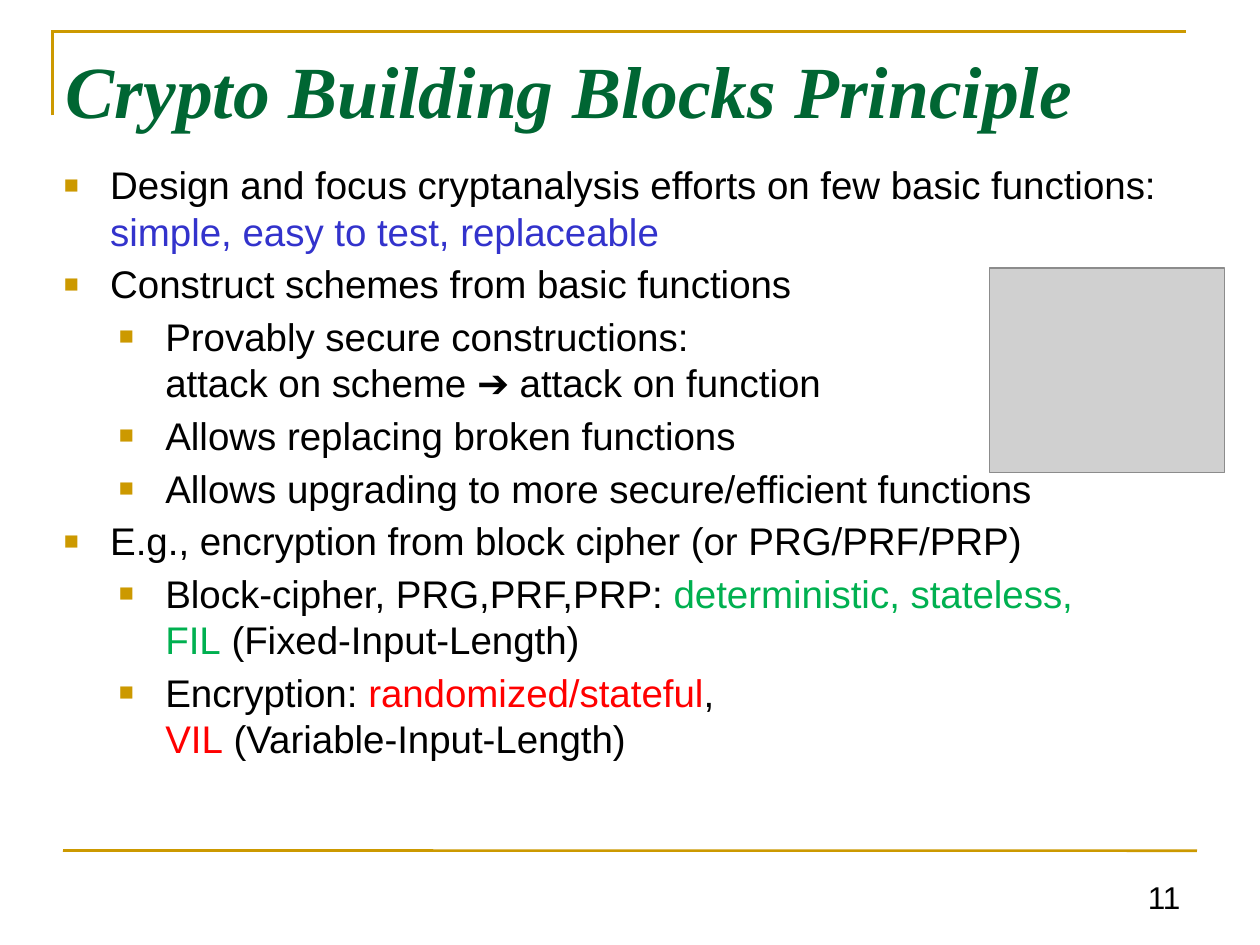
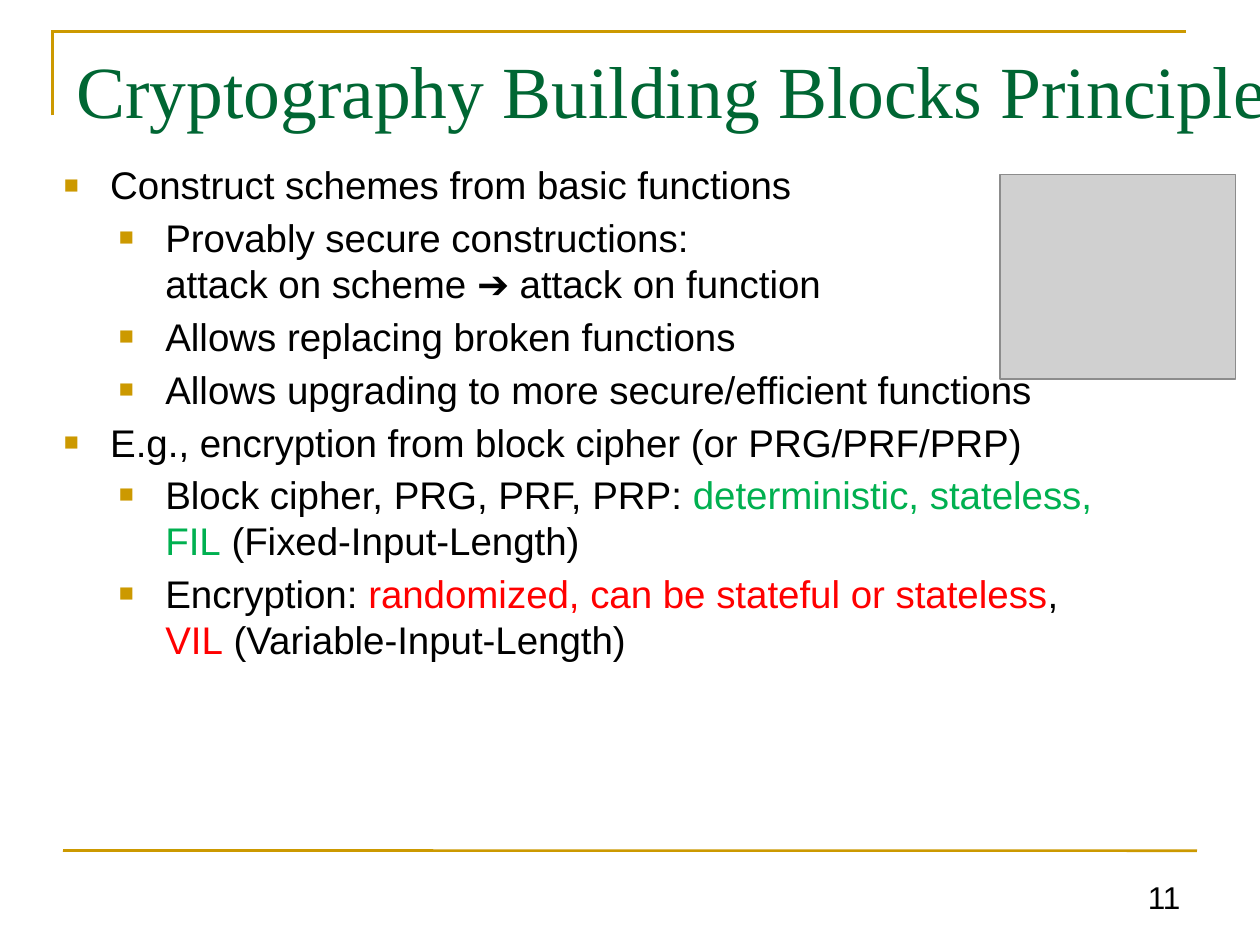
Before and after one commit to GhadaAlmashaqbeh/GhadaAlmashaqbeh.github.io, a slide deck: slide 11 of courses/cse3400-f2026/lecture4.pptx. Drawn at 1260x945 pixels with LibreOffice and Linux fonts; fonts in the diff are those of the drawing; grey boxes stand for pictures. Boxes give left, top, right and bottom in pixels: in the first picture for what was removed or moved away, otherwise in the second. Text is boxed around its words. In the diff, an @@ line names an element or a change of style, - is before the commit and + after.

```diff
--- a/courses/cse3400-f2026/lecture4.pptx
+++ b/courses/cse3400-f2026/lecture4.pptx
@@ title at <box>76,67,1260,132</box>: text changed; bold off; italic off @@
-Crypto Building Blocks Principle
+Cryptography Building Blocks Principle
@@ text at <box>110,171,1155,253</box>: paragraph removed @@
-■ Design and focus cryptanalysis efforts on few basic functions: simple, easy to test, replaceable
@@ picture: place and size @@
-picture at <box>989,268,1225,472</box>
+picture at <box>1000,175,1236,379</box>
@@ text at <box>165,481,1092,662</box>: text changed @@
-  ■ Block-cipher, PRG,PRF,PRP: deterministic, stateless,
-    FIL (Fixed-Input-Length)
-  ■ Encryption: randomized/stateful,
-    VIL (Variable-Input-Length)
+  ■ Block cipher, PRG, PRF, PRP: deterministic, stateless,
+    FIL (Fixed-Input-Length)
+  ■ Encryption: randomized, can be stateful or stateless,
+    VIL (Variable-Input-Length)
```
Also in this commit, not shown: 14 other slides changed, 4 other files.
